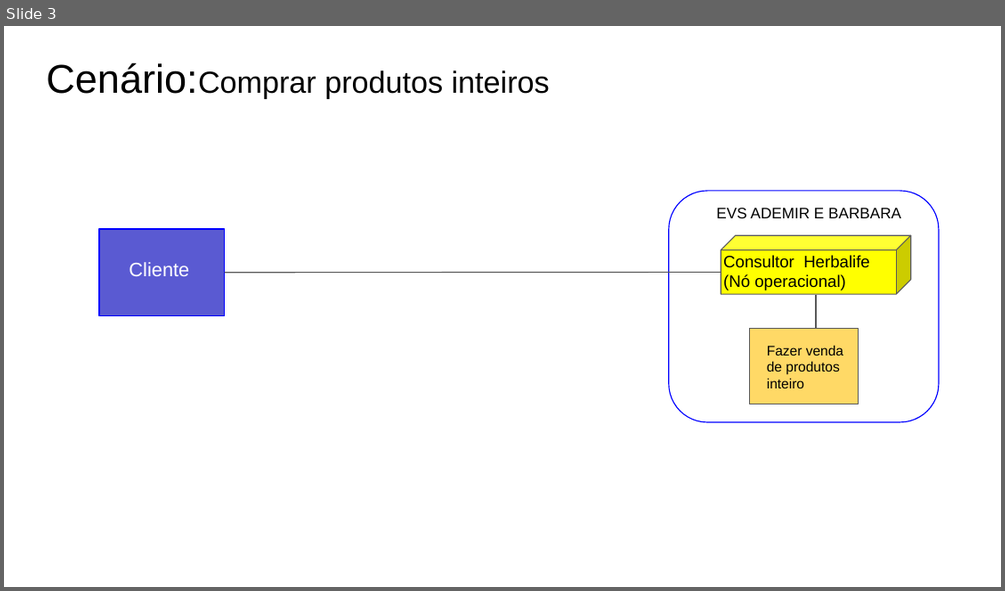
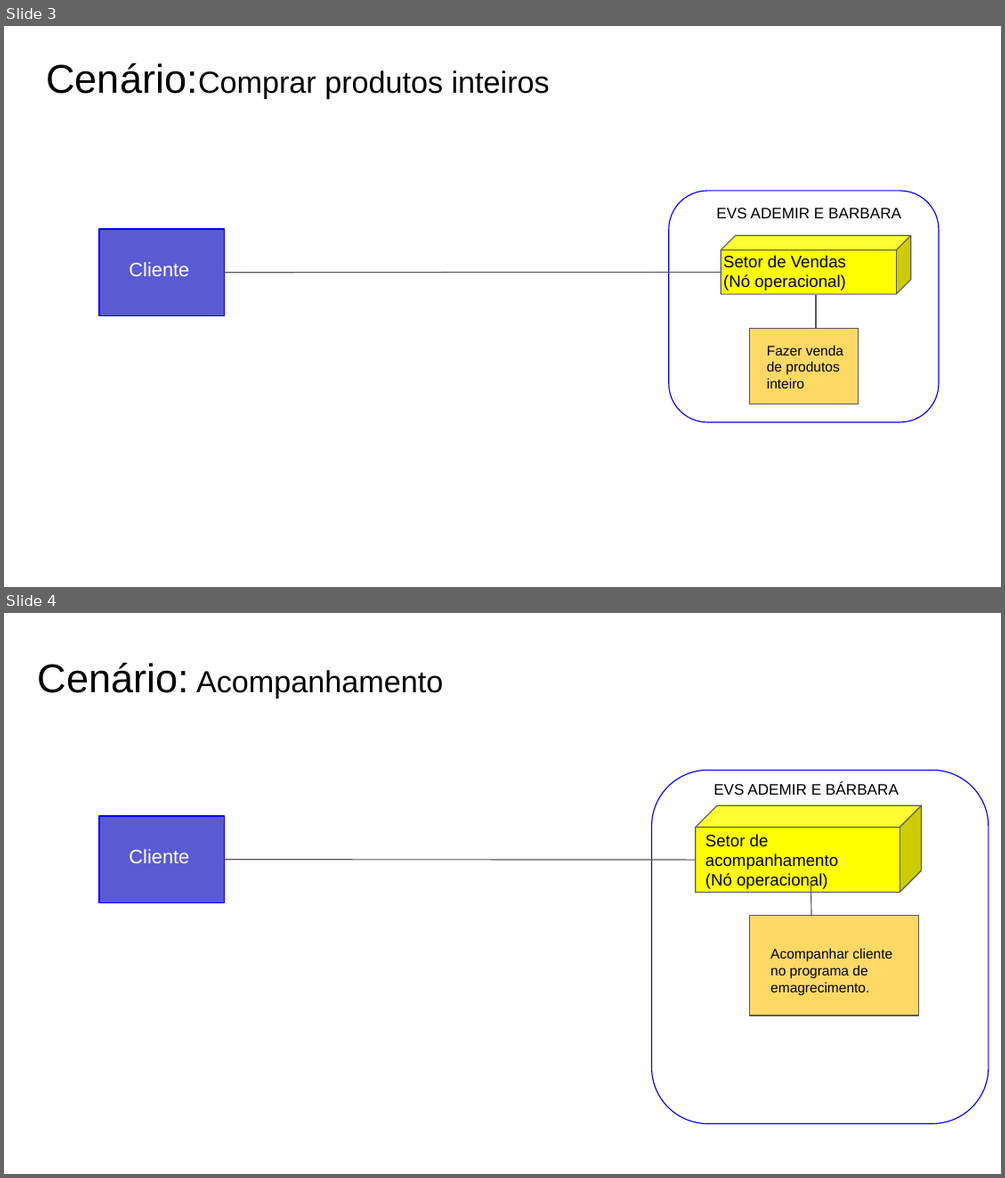
Before and after one commit to Viniciustertuliano/eng-soft, a slide deck: Artefatos/15 -Arquitetura de Negócio para cada Cenário.pptx. Shown one above the other, each under a label of ours: slide 3 before the commit, slides 3 and 4 after it. The pictures are 1005x591 and 1005x1178 pixels, drawn with LibreOffice and Linux fonts; fonts in the diff are those of the drawing. Boxes give left, top, right and bottom in pixels: in the first picture for what was removed or moved away, otherwise in the second. Text is boxed around its words. In the diff, an @@ line names an element or a change of style, - is before the commit and + after.

```diff
--- a/Artefatos/15 -Arquitetura de Negócio para cada Cenário.pptx
+++ b/Artefatos/15 -Arquitetura de Negócio para cada Cenário.pptx
@@ slide 4 added at box(4, 613, 1001, 1174), background #FFFFFF @@
@@ text added at box(38, 662, 443, 698), 22 pt, text #000000 @@
+Cenário: Acompanhamento
@@ rounded rectangle added at box(652, 770, 989, 1123), outline #0000FF 0.75 pt @@
@@ text added at box(713, 782, 898, 795), 11 pt, text #000000 @@
+EVS ADEMIR E BÁRBARA
@@ rectangle added at box(100, 816, 225, 903), fill #5A5AD2, outline #0000FF 0.75 pt @@
@@ cube added at box(696, 805, 922, 892), fill #FFFF00, outline #595959 0.75 pt, 12 pt, text #000000 @@
+Setor de acompanhamento
+(Nó operacional)
@@ text added at box(129, 849, 189, 863), 14 pt, text #FFFFFF @@
+Cliente
@@ line added from (225, 860) to (696, 860), #595959 0.75 pt @@
@@ line added from (810, 881) to (811, 916), #595959 0.75 pt @@
@@ rectangle added at box(750, 915, 919, 1015), fill #FFD966, outline #595959 0.75 pt @@
@@ text added at box(770, 948, 892, 995), 10 pt, text #000000 @@
+Acompanhar cliente no programa de emagrecimento.
@@ line added from (832, 943) to (832, 943), #595959 0.75 pt @@
@@ slide 3 changed as well @@
@@ text at box(723, 255, 846, 290): text changed @@
-Consultor Herbalife
-(Nó operacional)
+Setor de Vendas
+(Nó operacional)
```
Also in this commit, not shown: 3 other slides changed, 22 other files.
